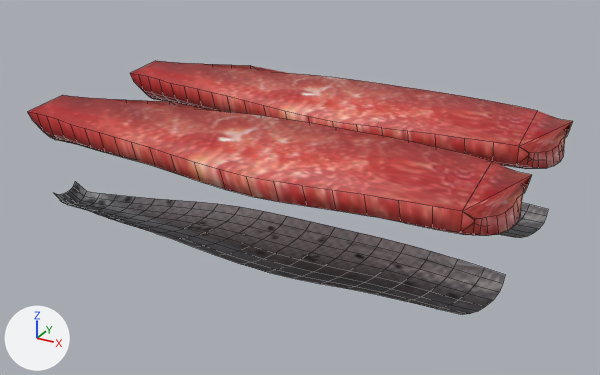
The FBX model Assets/3D-modeller/Fisk/7.fbx as it was, and as the next commit left it.
The view is the same before and after, from a camera (50 mm lens) standing at (4.36, 11.23, 4.29) and looking at (0.42, 18.38, 0.72). Lighting does not change. The marker at lower left points along +X, +Y and +Z. Mesh edges are drawn as thin lines. Where no turn or scale is listed for an object, it has been applied to the vertices.

The first picture shows 'prototype.024'.
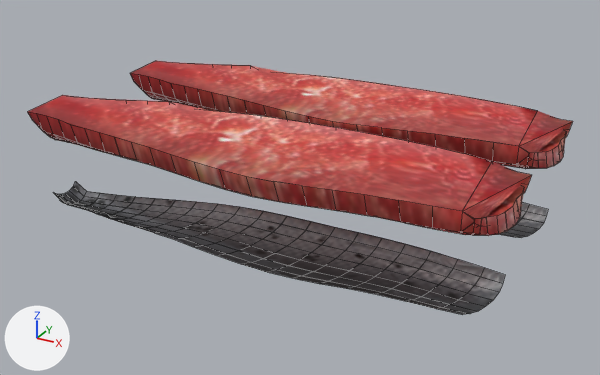
Location of each change, [x1, y1, x2, y2] in pixels of the pictures (600 x 375 px):
part 1 of me_plane_024, added
    after: [28, 61, 573, 315]

The edits, one by one:
me_plane_024 is used by ob_prototype_024; location (2.023, 17.967, 2.09).
me_plane_024 had 936 vertices, 818 faces and spanned x -4.18..0.87, y -1.16..2.13, z -1.79..-0.54.
me_plane_024 now has 1872 vertices, 1760 faces and spans x -4.18..0.87, y -1.16..2.13, z -1.79..-0.54.
me_plane_024 part 1: 936 vertices added at x -4.18..0.86, y -1.16..2.12, z -1.79..-0.54.
